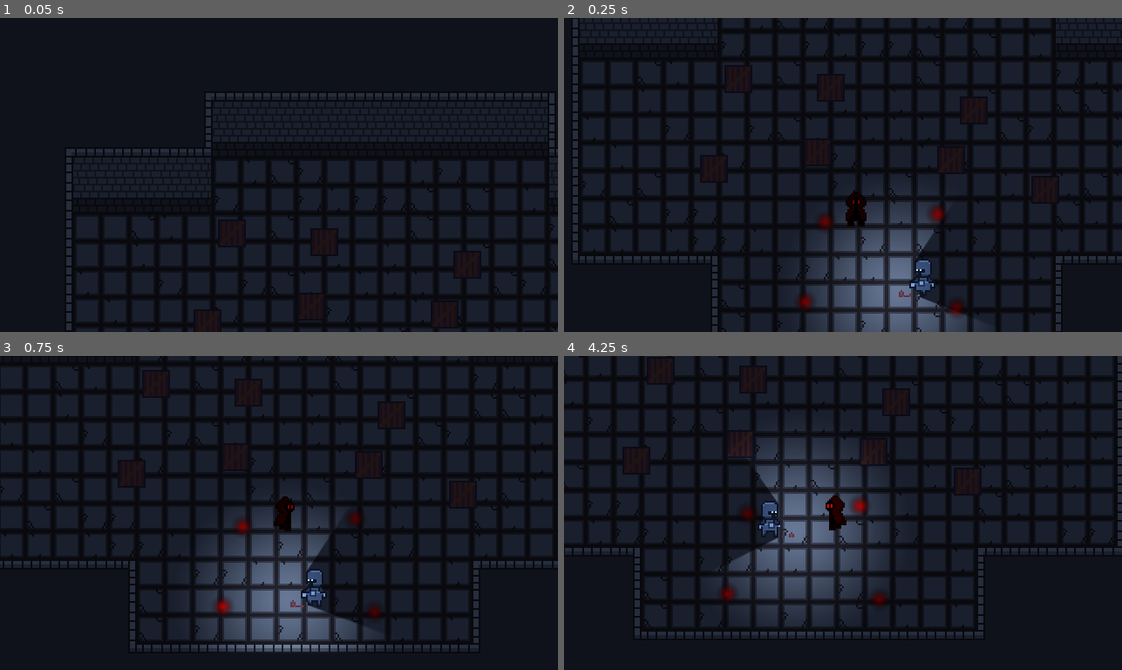
Above: before the commit, frames 1-4 (two rows, left to right).
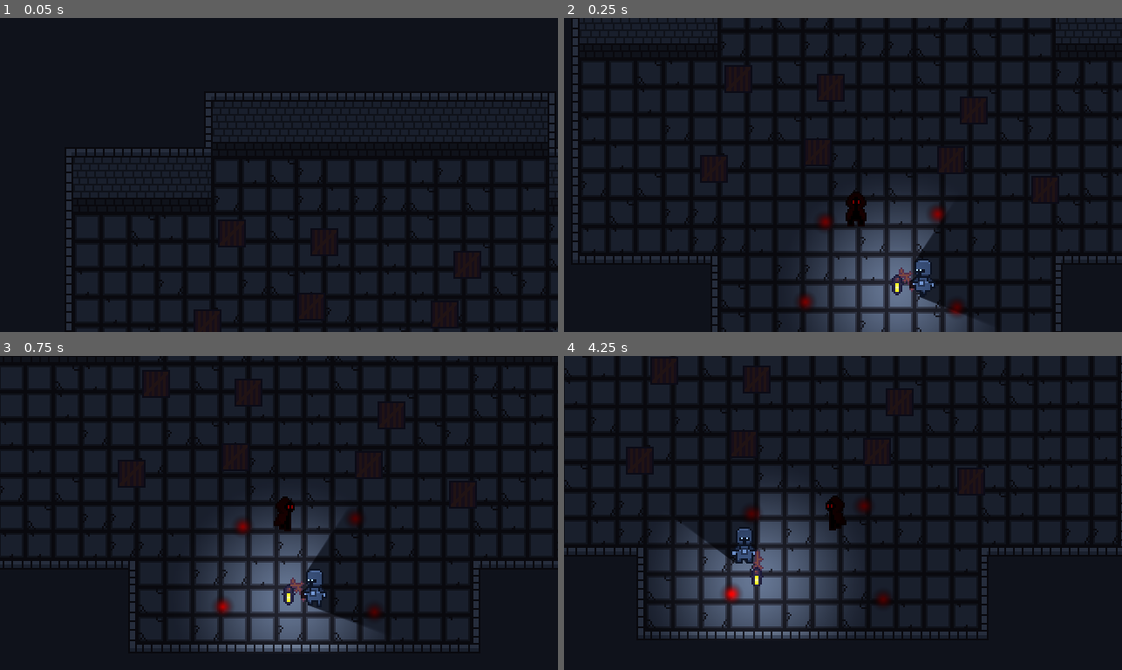
Above: after the commit, the same moments.

Repository: Pokehunter88/Snuffwick
Game: Godot game, scene res://Scenes/test_scene.tscn
The game is run twice, just before and just after one commit, with the same random seed, the same clock (stepped at 60 frames per second) and the same inputs.
Inputs:
- Up to frame 1 (0.05 s): no input
- Up to frame 2 (0.25 s): no input
- Up to frame 3 (0.75 s): hold D (move_right) from 0.53 s (still down); tap Shift (dash) at 0.6 s
- Up to frame 4 (4.25 s): release D (move_right) at 1.28 s; hold S (move_down) 1.28-2.03 s; tap Shift (dash) at 1.35, 2.3, 2.85, 3.6 s; hold D (move_right) 2.03-2.78 s; tap E (interact) at 2.1 s; hold W (move_up) 2.78-3.53 s; hold A (move_left) from 3.53 s (still down)

Frame 1 is identical in both runs. In frame 2, 0.2% of the frame differs, in the area x 58-63%, y 79-89%; in frame 3, 0.2%; in frame 4, 18%, in the area x 0-100%, y 0-90%.

Commit message:
fixed guard lamp lighting

Diff:
--- a/Scenes/test_scene.tscn
+++ b/Scenes/test_scene.tscn
@@ -409,4 +409,4 @@
 
 [node name="Guard" parent="." unique_id=1340063206 node_paths=PackedStringArray("markers") instance=ExtResource("8_rnaij")]
 position = Vector2(217, 408)
-markers = [NodePath("../Guard Marker"), NodePath("../Guard Marker2"), NodePath("../Guard Marker3"), NodePath("../Guard Marker4")]
+markers = [NodePath("../Guard Marker"), NodePath("../Guard Marker2")]
--- a/scenes/guard.tscn
+++ b/scenes/guard.tscn
@@ -10,18 +10,10 @@
 radius = 8.0
 height = 21.0
 
-[sub_resource type="AtlasTexture" id="AtlasTexture_gn8tx"]
-atlas = ExtResource("1_ci2qi")
-region = Rect2(0, 0, 38, 22)
-
-[sub_resource type="AtlasTexture" id="AtlasTexture_5dfqo"]
+[sub_resource type="AtlasTexture" id="AtlasTexture_ywdc2"]
 atlas = ExtResource("1_ci2qi")
 region = Rect2(38, 0, 38, 22)
 
-[sub_resource type="AtlasTexture" id="AtlasTexture_ywdc2"]
-atlas = ExtResource("1_ci2qi")
-region = Rect2(0, 0, 38, 22)
-
 [sub_resource type="AtlasTexture" id="AtlasTexture_c4sgu"]
 atlas = ExtResource("1_ci2qi")
 region = Rect2(76, 0, 38, 22)
@@ -50,18 +42,10 @@
 atlas = ExtResource("1_ci2qi")
 region = Rect2(304, 0, 38, 22)
 
-[sub_resource type="AtlasTexture" id="AtlasTexture_vuaq3"]
-atlas = ExtResource("1_ci2qi")
-region = Rect2(874, 0, 38, 22)
-
-[sub_resource type="AtlasTexture" id="AtlasTexture_00o3k"]
+[sub_resource type="AtlasTexture" id="AtlasTexture_uylac"]
 atlas = ExtResource("1_ci2qi")
 region = Rect2(912, 0, 38, 22)
 
-[sub_resource type="AtlasTexture" id="AtlasTexture_uylac"]
-atlas = ExtResource("1_ci2qi")
-region = Rect2(912, 0, 38, 22)
-
 [sub_resource type="AtlasTexture" id="AtlasTexture_b24lj"]
 atlas = ExtResource("1_ci2qi")
 region = Rect2(950, 0, 38, 22)
@@ -74,18 +58,10 @@
 atlas = ExtResource("1_ci2qi")
 region = Rect2(1026, 0, 38, 22)
 
-[sub_resource type="AtlasTexture" id="AtlasTexture_3drdm"]
-atlas = ExtResource("1_ci2qi")
-region = Rect2(684, 0, 38, 22)
-
-[sub_resource type="AtlasTexture" id="AtlasTexture_xx4ti"]
+[sub_resource type="AtlasTexture" id="AtlasTexture_qah8q"]
 atlas = ExtResource("1_ci2qi")
 region = Rect2(722, 0, 38, 22)
 
-[sub_resource type="AtlasTexture" id="AtlasTexture_qah8q"]
-atlas = ExtResource("1_ci2qi")
-region = Rect2(722, 0, 38, 22)
-
 [sub_resource type="AtlasTexture" id="AtlasTexture_tbwvv"]
 atlas = ExtResource("1_ci2qi")
 region = Rect2(760, 0, 38, 22)
@@ -97,14 +73,6 @@
 [sub_resource type="AtlasTexture" id="AtlasTexture_lolpx"]
 atlas = ExtResource("1_ci2qi")
 region = Rect2(836, 0, 38, 22)
-
-[sub_resource type="AtlasTexture" id="AtlasTexture_fpgbb"]
-atlas = ExtResource("1_ci2qi")
-region = Rect2(342, 0, 38, 22)
-
-[sub_resource type="AtlasTexture" id="AtlasTexture_okmjq"]
-atlas = ExtResource("1_ci2qi")
-region = Rect2(380, 0, 38, 22)
 
 [sub_resource type="AtlasTexture" id="AtlasTexture_bv42e"]
 atlas = ExtResource("1_ci2qi")
@@ -142,17 +110,6 @@
 animations = [{
 "frames": [{
 "duration": 1.0,
-"texture": SubResource("AtlasTexture_gn8tx")
-}, {
-"duration": 1.0,
-"texture": SubResource("AtlasTexture_5dfqo")
-}],
-"loop": 1,
-"name": &"down_idle",
-"speed": 2.0
-}, {
-"frames": [{
-"duration": 1.0,
 "texture": SubResource("AtlasTexture_ywdc2")
 }, {
 "duration": 1.0,
@@ -178,18 +135,7 @@
 }],
 "loop": 1,
 "name": &"down_walk",
-"speed": 20.0
-}, {
-"frames": [{
-"duration": 1.0,
-"texture": SubResource("AtlasTexture_vuaq3")
-}, {
-"duration": 1.0,
-"texture": SubResource("AtlasTexture_00o3k")
-}],
-"loop": 1,
-"name": &"left_idle",
-"speed": 2.0
+"speed": 10.0
 }, {
 "frames": [{
 "duration": 1.0,
@@ -210,17 +156,6 @@
 }, {
 "frames": [{
 "duration": 1.0,
-"texture": SubResource("AtlasTexture_3drdm")
-}, {
-"duration": 1.0,
-"texture": SubResource("AtlasTexture_xx4ti")
-}],
-"loop": 1,
-"name": &"right_idle",
-"speed": 2.0
-}, {
-"frames": [{
-"duration": 1.0,
 "texture": SubResource("AtlasTexture_qah8q")
 }, {
 "duration": 1.0,
@@ -238,17 +173,6 @@
 }, {
 "frames": [{
 "duration": 1.0,
-"texture": SubResource("AtlasTexture_fpgbb")
-}, {
-"duration": 1.0,
-"texture": SubResource("AtlasTexture_okmjq")
-}],
-"loop": 1,
-"name": &"up_idle",
-"speed": 2.0
-}, {
-"frames": [{
-"duration": 1.0,
 "texture": SubResource("AtlasTexture_bv42e")
 }, {
 "duration": 1.0,
@@ -277,154 +201,151 @@
 "speed": 10.0
 }]
 
+[sub_resource type="AtlasTexture" id="AtlasTexture_gn8tx"]
+atlas = ExtResource("5_gn8tx")
+region = Rect2(38, 0, 38, 48)
+
+[sub_resource type="AtlasTexture" id="AtlasTexture_5dfqo"]
+atlas = ExtResource("5_gn8tx")
+region = Rect2(76, 0, 38, 48)
+
+[sub_resource type="AtlasTexture" id="AtlasTexture_vuaq3"]
+atlas = ExtResource("5_gn8tx")
+region = Rect2(114, 0, 38, 48)
+
+[sub_resource type="AtlasTexture" id="AtlasTexture_00o3k"]
+atlas = ExtResource("5_gn8tx")
+region = Rect2(152, 0, 38, 48)
+
 [sub_resource type="AtlasTexture" id="AtlasTexture_su24k"]
 atlas = ExtResource("5_gn8tx")
-region = Rect2(0, 0, 38, 22)
+region = Rect2(190, 0, 38, 48)
 
 [sub_resource type="AtlasTexture" id="AtlasTexture_1axas"]
 atlas = ExtResource("5_gn8tx")
-region = Rect2(38, 0, 38, 22)
+region = Rect2(228, 0, 38, 48)
 
 [sub_resource type="AtlasTexture" id="AtlasTexture_snqa8"]
 atlas = ExtResource("5_gn8tx")
-region = Rect2(0, 0, 38, 22)
+region = Rect2(266, 0, 38, 48)
 
 [sub_resource type="AtlasTexture" id="AtlasTexture_e3yqu"]
 atlas = ExtResource("5_gn8tx")
-region = Rect2(76, 0, 38, 22)
+region = Rect2(304, 0, 38, 48)
+
+[sub_resource type="AtlasTexture" id="AtlasTexture_3drdm"]
+atlas = ExtResource("5_gn8tx")
+region = Rect2(912, 0, 38, 48)
+
+[sub_resource type="AtlasTexture" id="AtlasTexture_xx4ti"]
+atlas = ExtResource("5_gn8tx")
+region = Rect2(950, 0, 38, 48)
+
+[sub_resource type="AtlasTexture" id="AtlasTexture_fpgbb"]
+atlas = ExtResource("5_gn8tx")
+region = Rect2(988, 0, 38, 48)
+
+[sub_resource type="AtlasTexture" id="AtlasTexture_okmjq"]
+atlas = ExtResource("5_gn8tx")
+region = Rect2(1026, 0, 38, 48)
 
 [sub_resource type="AtlasTexture" id="AtlasTexture_qbotl"]
 atlas = ExtResource("5_gn8tx")
-region = Rect2(114, 0, 38, 22)
+region = Rect2(722, 0, 38, 48)
 
 [sub_resource type="AtlasTexture" id="AtlasTexture_p1bsf"]
 atlas = ExtResource("5_gn8tx")
-region = Rect2(152, 0, 38, 22)
+region = Rect2(760, 0, 38, 48)
 
 [sub_resource type="AtlasTexture" id="AtlasTexture_ab4qu"]
 atlas = ExtResource("5_gn8tx")
-region = Rect2(190, 0, 38, 22)
+region = Rect2(798, 0, 38, 48)
 
 [sub_resource type="AtlasTexture" id="AtlasTexture_bbp1c"]
 atlas = ExtResource("5_gn8tx")
-region = Rect2(228, 0, 38, 22)
+region = Rect2(836, 0, 38, 48)
 
 [sub_resource type="AtlasTexture" id="AtlasTexture_hmryl"]
 atlas = ExtResource("5_gn8tx")
-region = Rect2(266, 0, 38, 22)
+region = Rect2(380, 0, 38, 48)
 
 [sub_resource type="AtlasTexture" id="AtlasTexture_50km4"]
 atlas = ExtResource("5_gn8tx")
-region = Rect2(304, 0, 38, 22)
+region = Rect2(418, 0, 38, 48)
 
 [sub_resource type="AtlasTexture" id="AtlasTexture_8oc7d"]
 atlas = ExtResource("5_gn8tx")
-region = Rect2(874, 0, 38, 22)
+region = Rect2(456, 0, 38, 48)
 
 [sub_resource type="AtlasTexture" id="AtlasTexture_2s5c3"]
 atlas = ExtResource("5_gn8tx")
-region = Rect2(912, 0, 38, 22)
+region = Rect2(494, 0, 38, 48)
 
 [sub_resource type="AtlasTexture" id="AtlasTexture_c2m1v"]
 atlas = ExtResource("5_gn8tx")
-region = Rect2(912, 0, 38, 22)
+region = Rect2(532, 0, 38, 48)
 
 [sub_resource type="AtlasTexture" id="AtlasTexture_mssjh"]
 atlas = ExtResource("5_gn8tx")
-region = Rect2(950, 0, 38, 22)
+region = Rect2(570, 0, 38, 48)
 
 [sub_resource type="AtlasTexture" id="AtlasTexture_4ei43"]
 atlas = ExtResource("5_gn8tx")
-region = Rect2(988, 0, 38, 22)
+region = Rect2(608, 0, 38, 48)
 
 [sub_resource type="AtlasTexture" id="AtlasTexture_l56xw"]
 atlas = ExtResource("5_gn8tx")
-region = Rect2(1026, 0, 38, 22)
-
-[sub_resource type="AtlasTexture" id="AtlasTexture_qulc2"]
-atlas = ExtResource("5_gn8tx")
-region = Rect2(684, 0, 38, 22)
-
-[sub_resource type="AtlasTexture" id="AtlasTexture_ima0r"]
-atlas = ExtResource("5_gn8tx")
-region = Rect2(722, 0, 38, 22)
-
-[sub_resource type="AtlasTexture" id="AtlasTexture_qs8vo"]
-atlas = ExtResource("5_gn8tx")
-region = Rect2(722, 0, 38, 22)
-
-[sub_resource type="AtlasTexture" id="AtlasTexture_eb1uj"]
-atlas = ExtResource("5_gn8tx")
-region = Rect2(760, 0, 38, 22)
-
-[sub_resource type="AtlasTexture" id="AtlasTexture_jjrcl"]
-atlas = ExtResource("5_gn8tx")
-region = Rect2(798, 0, 38, 22)
-
-[sub_resource type="AtlasTexture" id="AtlasTexture_o2h3s"]
-atlas = ExtResource("5_gn8tx")
-region = Rect2(836, 0, 38, 22)
-
-[sub_resource type="AtlasTexture" id="AtlasTexture_6xq7y"]
-atlas = ExtResource("5_gn8tx")
-region = Rect2(342, 0, 38, 22)
-
-[sub_resource type="AtlasTexture" id="AtlasTexture_7o8fk"]
-atlas = ExtResource("5_gn8tx")
-region = Rect2(380, 0, 38, 22)
-
-[sub_resource type="AtlasTexture" id="AtlasTexture_wf214"]
-atlas = ExtResource("5_gn8tx")
-region = Rect2(342, 0, 38, 22)
-
-[sub_resource type="AtlasTexture" id="AtlasTexture_nmvj1"]
-atlas = ExtResource("5_gn8tx")
-region = Rect2(418, 0, 38, 22)
-
-[sub_resource type="AtlasTexture" id="AtlasTexture_hftov"]
-atlas = ExtResource("5_gn8tx")
-region = Rect2(456, 0, 38, 22)
-
-[sub_resource type="AtlasTexture" id="AtlasTexture_jb07u"]
-atlas = ExtResource("5_gn8tx")
-region = Rect2(494, 0, 38, 22)
-
-[sub_resource type="AtlasTexture" id="AtlasTexture_7d23q"]
-atlas = ExtResource("5_gn8tx")
-region = Rect2(532, 0, 38, 22)
-
-[sub_resource type="AtlasTexture" id="AtlasTexture_j2pi0"]
-atlas = ExtResource("5_gn8tx")
-region = Rect2(570, 0, 38, 22)
-
-[sub_resource type="AtlasTexture" id="AtlasTexture_kpiw7"]
-atlas = ExtResource("5_gn8tx")
-region = Rect2(608, 0, 38, 22)
-
-[sub_resource type="AtlasTexture" id="AtlasTexture_xpqim"]
-atlas = ExtResource("5_gn8tx")
-region = Rect2(646, 0, 38, 22)
+region = Rect2(646, 0, 38, 48)
 
 [sub_resource type="SpriteFrames" id="SpriteFrames_hss5h"]
 animations = [{
 "frames": [{
 "duration": 1.0,
+"texture": SubResource("AtlasTexture_gn8tx")
+}, {
+"duration": 1.0,
+"texture": SubResource("AtlasTexture_5dfqo")
+}, {
+"duration": 1.0,
+"texture": SubResource("AtlasTexture_vuaq3")
+}, {
+"duration": 1.0,
+"texture": SubResource("AtlasTexture_00o3k")
+}, {
+"duration": 1.0,
 "texture": SubResource("AtlasTexture_su24k")
 }, {
 "duration": 1.0,
 "texture": SubResource("AtlasTexture_1axas")
-}],
-"loop": 1,
-"name": &"down_idle",
-"speed": 2.0
-}, {
-"frames": [{
+}, {
 "duration": 1.0,
 "texture": SubResource("AtlasTexture_snqa8")
 }, {
 "duration": 1.0,
 "texture": SubResource("AtlasTexture_e3yqu")
-}, {
+}],
+"loop": 1,
+"name": &"down_walk",
+"speed": 10.0
+}, {
+"frames": [{
+"duration": 1.0,
+"texture": SubResource("AtlasTexture_3drdm")
+}, {
+"duration": 1.0,
+"texture": SubResource("AtlasTexture_xx4ti")
+}, {
+"duration": 1.0,
+"texture": SubResource("AtlasTexture_fpgbb")
+}, {
+"duration": 1.0,
+"texture": SubResource("AtlasTexture_okmjq")
+}],
+"loop": 1,
+"name": &"left_walk",
+"speed": 10.0
+}, {
+"frames": [{
 "duration": 1.0,
 "texture": SubResource("AtlasTexture_qbotl")
 }, {
@@ -436,29 +357,24 @@
 }, {
 "duration": 1.0,
 "texture": SubResource("AtlasTexture_bbp1c")
-}, {
+}],
+"loop": 1,
+"name": &"right_walk",
+"speed": 10.0
+}, {
+"frames": [{
 "duration": 1.0,
 "texture": SubResource("AtlasTexture_hmryl")
 }, {
 "duration": 1.0,
 "texture": SubResource("AtlasTexture_50km4")
-}],
-"loop": 1,
-"name": &"down_walk",
-"speed": 10.0
-}, {
-"frames": [{
+}, {
 "duration": 1.0,
 "texture": SubResource("AtlasTexture_8oc7d")
 }, {
 "duration": 1.0,
 "texture": SubResource("AtlasTexture_2s5c3")
-}],
-"loop": 1,
-"name": &"left_idle",
-"speed": 2.0
-}, {
-"frames": [{
+}, {
 "duration": 1.0,
 "texture": SubResource("AtlasTexture_c2m1v")
 }, {
@@ -472,154 +388,12 @@
 "texture": SubResource("AtlasTexture_l56xw")
 }],
 "loop": 1,
-"name": &"left_walk",
-"speed": 10.0
-}, {
-"frames": [{
-"duration": 1.0,
-"texture": SubResource("AtlasTexture_qulc2")
-}, {
-"duration": 1.0,
-"texture": SubResource("AtlasTexture_ima0r")
-}],
-"loop": 1,
-"name": &"right_idle",
-"speed": 2.0
-}, {
-"frames": [{
-"duration": 1.0,
-"texture": SubResource("AtlasTexture_qs8vo")
-}, {
-"duration": 1.0,
-"texture": SubResource("AtlasTexture_eb1uj")
-}, {
-"duration": 1.0,
-"texture": SubResource("AtlasTexture_jjrcl")
-}, {
-"duration": 1.0,
-"texture": SubResource("AtlasTexture_o2h3s")
-}],
-"loop": 1,
-"name": &"right_walk",
-"speed": 10.0
-}, {
-"frames": [{
-"duration": 1.0,
-"texture": SubResource("AtlasTexture_6xq7y")
-}, {
-"duration": 1.0,
-"texture": SubResource("AtlasTexture_7o8fk")
-}],
-"loop": 1,
-"name": &"up_idle",
-"speed": 2.0
-}, {
-"frames": [{
-"duration": 1.0,
-"texture": SubResource("AtlasTexture_wf214")
-}, {
-"duration": 1.0,
-"texture": SubResource("AtlasTexture_nmvj1")
-}, {
-"duration": 1.0,
-"texture": SubResource("AtlasTexture_hftov")
-}, {
-"duration": 1.0,
-"texture": SubResource("AtlasTexture_jb07u")
-}, {
-"duration": 1.0,
-"texture": SubResource("AtlasTexture_7d23q")
-}, {
-"duration": 1.0,
-"texture": SubResource("AtlasTexture_j2pi0")
-}, {
-"duration": 1.0,
-"texture": SubResource("AtlasTexture_kpiw7")
-}, {
-"duration": 1.0,
-"texture": SubResource("AtlasTexture_xpqim")
-}],
-"loop": 0,
 "name": &"up_walk",
 "speed": 10.0
 }]
 
 [sub_resource type="OccluderPolygon2D" id="OccluderPolygon2D_rnaij"]
 polygon = PackedVector2Array(-5, -11, 5, -11, 5, 11, -5, 11)
-
-[sub_resource type="Animation" id="Animation_gn8tx"]
-length = 0.001
-tracks/0/type = "value"
-tracks/0/imported = false
-tracks/0/enabled = true
-tracks/0/path = NodePath("GuardSprite:animation")
-tracks/0/interp = 1
-tracks/0/loop_wrap = true
-tracks/0/keys = {
-"times": PackedFloat32Array(0),
-"transitions": PackedFloat32Array(1),
-"update": 1,
-"values": [&"down_idle"]
-}
-tracks/1/type = "value"
-tracks/1/imported = false
-tracks/1/enabled = true
-tracks/1/path = NodePath("GuardSprite/MainLight:position")
-tracks/1/interp = 1
-tracks/1/loop_wrap = true
-tracks/1/keys = {
-"times": PackedFloat32Array(0),
-"transitions": PackedFloat32Array(1),
-"update": 0,
-"values": [Vector2(15, 5.5)]
-}
-
-[sub_resource type="Animation" id="Animation_5dfqo"]
-resource_name = "down_idle"
-tracks/0/type = "value"
-tracks/0/imported = false
-tracks/0/enabled = true
-tracks/0/path = NodePath("GuardSprite:animation")
-tracks/0/interp = 1
-tracks/0/loop_wrap = true
-tracks/0/keys = {
-"times": PackedFloat32Array(0),
-"transitions": PackedFloat32Array(1),
-"update": 1,
-"values": [&"down_idle"]
-}
-tracks/1/type = "method"
-tracks/1/imported = false
-tracks/1/enabled = true
-tracks/1/path = NodePath("GuardSprite")
-tracks/1/interp = 1
-tracks/1/loop_wrap = true
-tracks/1/keys = {
-"times": PackedFloat32Array(0),
-"transitions": PackedFloat32Array(1),
-"values": [{
-"args": [&"", 1.0, false],
-"method": &"play"
-}]
-}
-tracks/2/type = "value"
-tracks/2/imported = false
-tracks/2/enabled = true
-tracks/2/path = NodePath("GuardSprite/MainLight:position")
-tracks/2/interp = 0
-tracks/2/loop_wrap = true
-tracks/2/keys = {
-"times": PackedFloat32Array(0, 0.5),
-"transitions": PackedFloat32Array(1, 0),
-"update": 0,
-"values": [Vector2(12, 3.5), Vector2(12, 4.5)]
-}
-
-[sub_resource type="AnimationLibrary" id="AnimationLibrary_ywdc2"]
-_data = {
-&"RESET": SubResource("Animation_gn8tx"),
-&"down_idle": SubResource("Animation_5dfqo")
-}
 
 [node name="Guard" type="CharacterBody2D" unique_id=1340063206]
 collision_layer = 4
@@ -634,26 +408,25 @@
 light_mask = 2
 scale = Vector2(2, 2)
 sprite_frames = SubResource("SpriteFrames_bcvot")
-animation = &"down_idle"
+animation = &"down_walk"
+frame = 1
+frame_progress = 0.5628586
 script = ExtResource("3_gn8tx")
 simplification_epsilon = 0.0
 
 [node name="StickLantern" type="AnimatedSprite2D" parent="GuardSprite" unique_id=912987912]
 sprite_frames = SubResource("SpriteFrames_hss5h")
-animation = &"left_walk"
+animation = &"down_walk"
 frame = 2
-frame_progress = 0.616478
+frame_progress = 0.75075006
 
 [node name="LightOccluder2D" type="LightOccluder2D" parent="GuardSprite" unique_id=186154809]
 occluder = SubResource("OccluderPolygon2D_rnaij")
 
 [node name="MainLight" parent="GuardSprite" unique_id=132259717 instance=ExtResource("4_gn8tx")]
-position = Vector2(15, 5.5)
+position = Vector2(7, 20)
 scale = Vector2(0.5, 0.5)
 is_object = false
 
-[node name="AnimationPlayer" type="AnimationPlayer" parent="." unique_id=1385599255]
-libraries/ = SubResource("AnimationLibrary_ywdc2")
-
 [connection signal="animation_changed" from="GuardSprite" to="GuardSprite" method="_on_animation_changed"]
 [connection signal="frame_changed" from="GuardSprite" to="GuardSprite" method="_on_frame_changed"]
--- a/scripts/guard.gd
+++ b/scripts/guard.gd
@@ -28,7 +28,6 @@
 	move_and_slide()
 
 	_turn_animation()
-	#sprite.play("down_idle")
 
 func _turn_animation():
 	if velocity != Vector2.ZERO:
@@ -42,13 +41,3 @@
 				sprite.play("down_walk")
 			else:
 				sprite.play("up_walk")
-	else:
-		if !sprite.animation.contains("idle"):
-			if sprite.animation.contains("right"):
-				sprite.play("right_idle")
-			if sprite.animation.contains("left"):
-				sprite.play("left_idle")
-			if sprite.animation.contains("down"):
-				sprite.play("down_idle")
-			if sprite.animation.contains("up"):
-				sprite.play("up_idle")
--- a/scripts/guard_sprite.gd
+++ b/scripts/guard_sprite.gd
@@ -1,10 +1,13 @@
 extends AnimatedSprite2D
 
 @export var simplification_epsilon: float = 2.0
+@export var light_speed: float = 100.0
+
+var light_position := Vector2.ZERO
 
 const FRAME_OFFSETS := {
-	"up_walk": Vector2(-12.0, 4),
-	"down_walk": Vector2(12.0, 4),
+	"up_walk": Vector2(-6.0, -12.0),
+	"down_walk": Vector2(7.0, 20.0),
 	"left_walk": Vector2(-15.0, 6.0),
 	"right_walk": Vector2(15.0, 6.0)
 }
@@ -37,6 +40,10 @@
 		var occluder_node := $LightOccluder2D
 		occluder_node.occluder = occluder_poly
 
+func _process(delta: float) -> void:
+	#$MainLight.position = $MainLight.position.lerp(light_position, delta * light_speed)
+	$MainLight.position = light_position
+
 func _on_frame_changed() -> void:
 	generate_occluder()
 
@@ -45,7 +52,7 @@
 	$StickLantern.set_frame_and_progress(frame, 0)
 
 	if FRAME_OFFSETS.has(animation):
-		$MainLight.position = FRAME_OFFSETS[animation]
+		light_position = FRAME_OFFSETS[animation]
 
 func _on_animation_changed() -> void:
 	_on_frame_changed()
--- a/scripts/player.gd
+++ b/scripts/player.gd
@@ -53,6 +53,9 @@
 			dash_direction = move_dir.normalized()
 		else:
 			dash_direction = old_move_dir.normalized()
+
+		_dash_animation()
+
 		var after_image = Sprite2D.new()
 
 		after_image.texture = player_sprite.sprite_frames.get_frame_texture(player_sprite.animation, player_sprite.frame)
@@ -67,8 +70,6 @@
 		tween.tween_callback(after_image.queue_free)
 
 		get_tree().current_scene.add_child(after_image)
-
-		_dash_animation()
 
 	if dash_time > 0:
 		velocity = dash_direction * dash_speed
